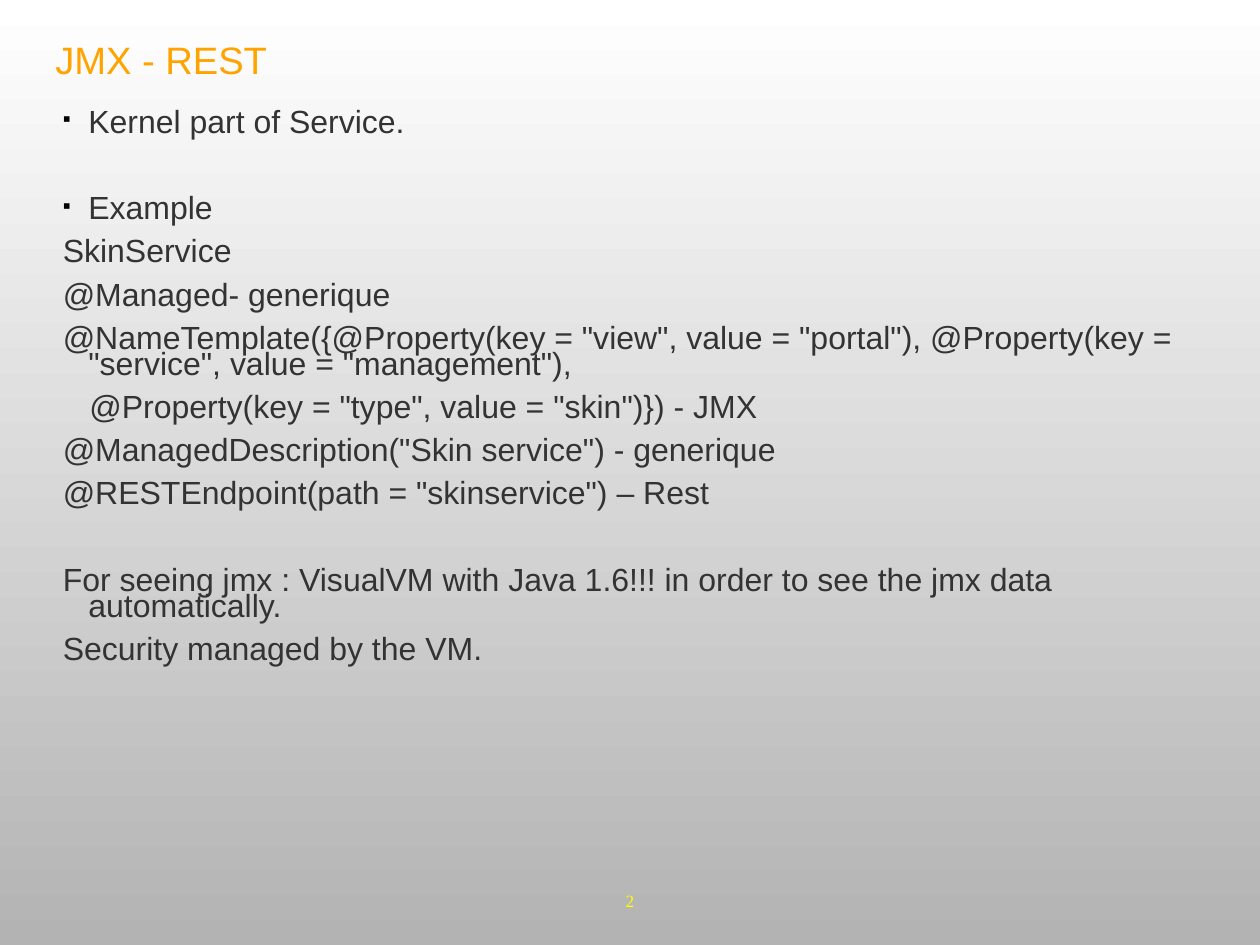
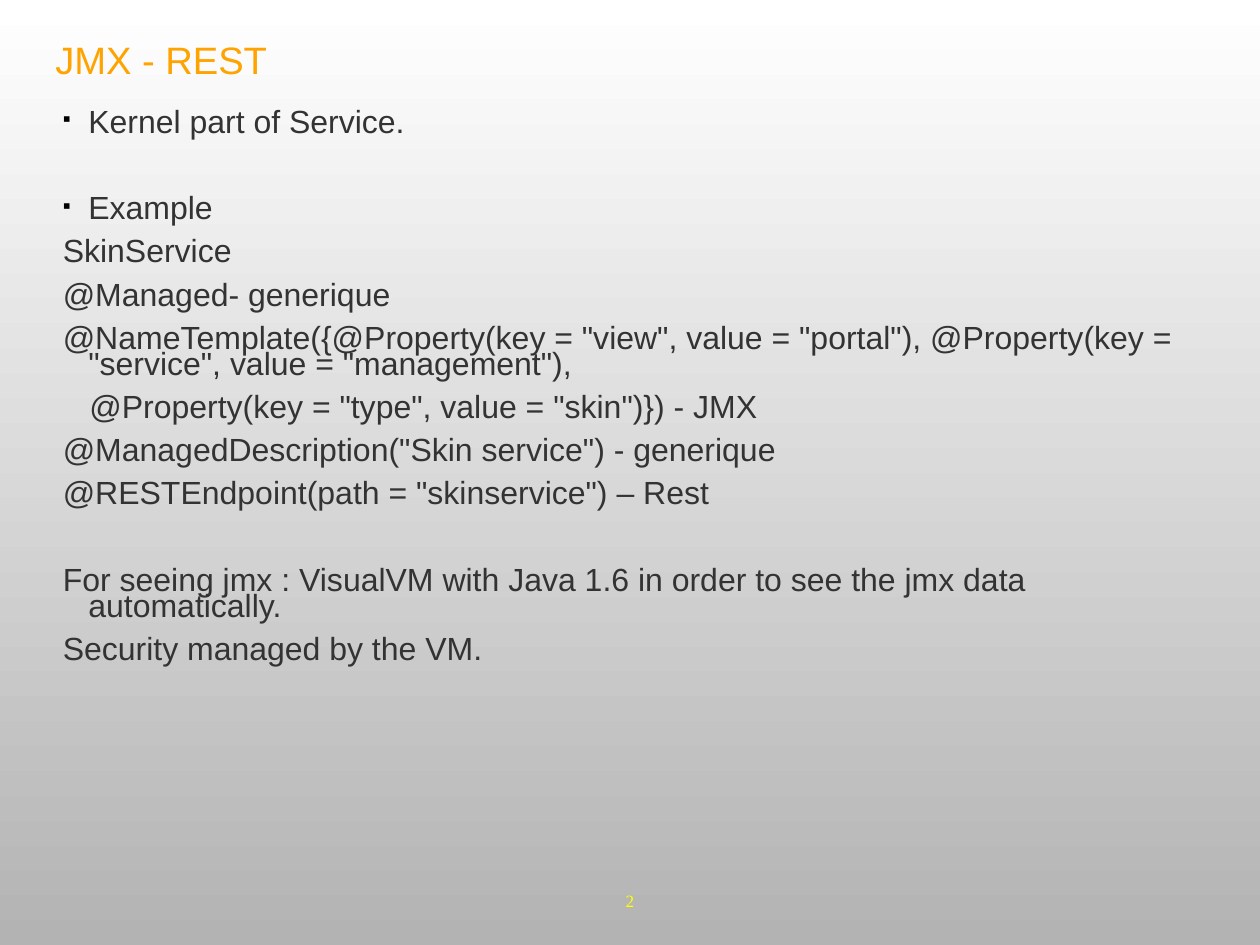
Before and after one commit to anhvurz90/training, a slide deck: slide 2 of slides/exo-developer/en/360-Services-XDev-en.ppt. Drawn at 1260x945 pixels with LibreOffice and Linux fonts; fonts in the diff are those of the drawing; background and template pictures are left out. Boxes give left, top, right and bottom in pixels: in the first picture for what was removed or moved away, otherwise in the second. Text is boxed around its words. In the diff, an @@ line names an element or a change of style, - is before the commit and + after.

```diff
--- a/slides/exo-developer/en/360-Services-XDev-en.ppt
+++ b/slides/exo-developer/en/360-Services-XDev-en.ppt
@@ text at (63, 568, 1025, 623): text changed @@
-For seeing jmx : VisualVM with Java 1.6!!! in order to see the jmx data automatically.
+For seeing jmx : VisualVM with Java 1.6 in order to see the jmx data automatically.
```
Also in this commit, not shown: 1 other file.
